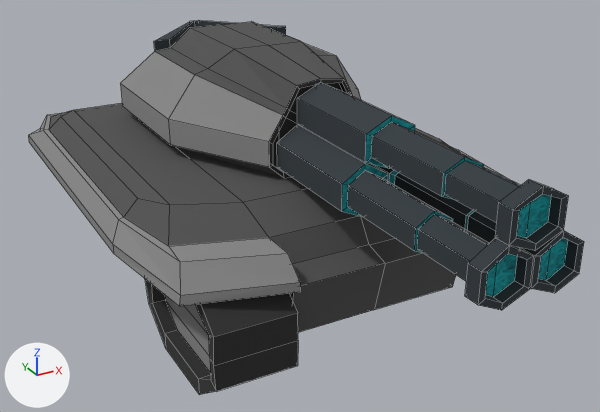
An edit to the Blender file models/DuckHunter/tank_Duck_Hunter.blend, drawn before and after from the same camera.
Both versions are drawn from a camera (50 mm lens) standing at (-8.16, -17.05, 9.54) and looking at (-0.04, -2.3, 2.16). Every picture has the same lights, and +X, +Y and +Z are marked at lower left. Mesh edges are drawn as thin lines.

Objects in the first picture: 'Cuerpo', 'MCCanon', 'Oruga', 'Torreta'.
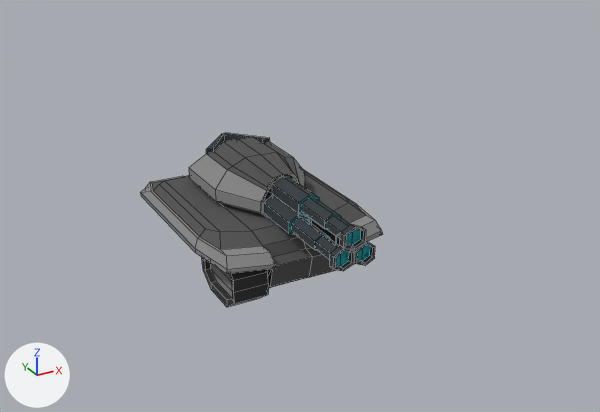
What changed in the scene script:
```text
Change me_cube_005:
    where me_cube_005.from_pydata(...)  # 50 vertices, 44 faces; spans x -0.84..0.82, y -1.79..1.79, z -1.2..1.2
    used by ob_oruga; location = (-2.79, -3.93, 1.23)
    me_cube_005 part 1: the whole mesh is scaled about the mesh origin by 0.5
Change me_cube_006:
    where me_cube_006.from_pydata(...)  # 180 vertices, 174 faces; spans x -0.98..0.98, y -6.21..0.0, z -0.8..1.05
    used by ob_mccanon; location = (0.0, -3.06, 4.07)
    me_cube_006 part 2: the loose piece of 60 vertices spanning x -0.52..0.52, y -6.21..0.0, z 0.05..1.05 is scaled about the mesh origin by 0.5
    me_cube_006 part 3: the loose piece of 60 vertices spanning x 0.01..0.98, y -6.21..0.0, z -0.8..0.25 is scaled about the mesh origin by 0.5
    me_cube_006 part 4: the loose piece of 60 vertices spanning x -0.98..-0.01, y -6.21..0.0, z -0.8..0.25 is scaled about the mesh origin by 0.5
Change me_cube_007:
    where me_cube_007.from_pydata(...)  # 88 vertices, 88 faces; spans x -2.4..2.4, y -3.29..3.38, z -0.96..1.22
    used by ob_torreta; location = (0.0, 0.21, 4.2)
    me_cube_007 part 5: the whole mesh is scaled about the mesh origin by 0.5
Change me_cube_008:
    where me_cube_008.from_pydata(...)  # 112 vertices, 112 faces; spans x -4.38..4.38, y -5.74..5.18, z 0.7..3.22
    used by ob_cuerpo; location = (0.0, 0.0, 0.0)
    me_cube_008 part 6: the whole mesh is scaled about the mesh origin by 0.5
Change ob_oruga:
    ob_oruga.location: (-2.79, -3.93, 1.23) -> (-1.43, -1.73, 0.65)
Change ob_mccanon:
    ob_mccanon.location: (0.0, -3.06, 4.07) -> (0.0, -1.39, 2.02)
Change ob_torreta:
    ob_torreta.location: (0.0, 0.21, 4.2) -> (0.0, 0.21, 2.1)
```

What differs and where, as boxes [x1, y1, x2, y2] in the pictures (600 x 412 px; the box of a moved part takes in the faces that stretch with it):
'Cuerpo', mesh rescaled (50% narrower, 47% shorter)
    before: [28, 103, 510, 332]
    after: [141, 168, 383, 288]
'MCCanon', reshaped, moved (64% narrower, 58% shorter)
    before: [277, 83, 584, 310]
    after: [264, 177, 375, 271]
'Torreta', mesh rescaled, moved (51% narrower, 46% shorter)
    before: [121, 20, 361, 178]
    after: [189, 133, 305, 218]
'Oruga', mesh rescaled, moved (56% narrower, 57% shorter)
    before: [145, 279, 298, 395]
    after: [202, 258, 268, 307]
part 2 of me_cube_006, moved or reshaped
    before: [297, 83, 568, 251]
    after: [272, 177, 366, 250]
part 3 of me_cube_006, moved or reshaped
    before: [371, 164, 584, 293]
    after: [305, 215, 375, 265]
part 4 of me_cube_006, moved or reshaped
    before: [277, 125, 534, 310]
    after: [264, 195, 354, 271]
